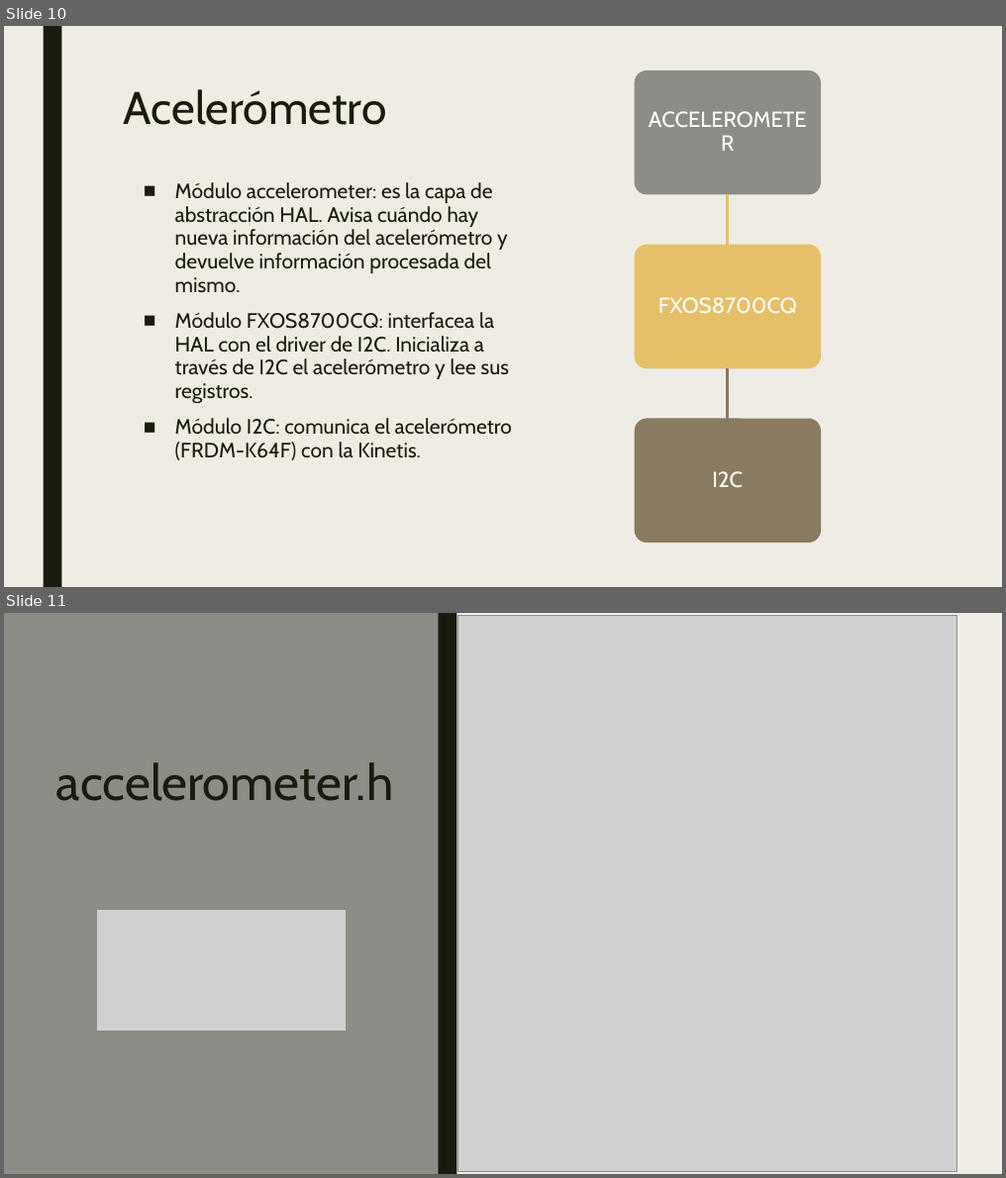
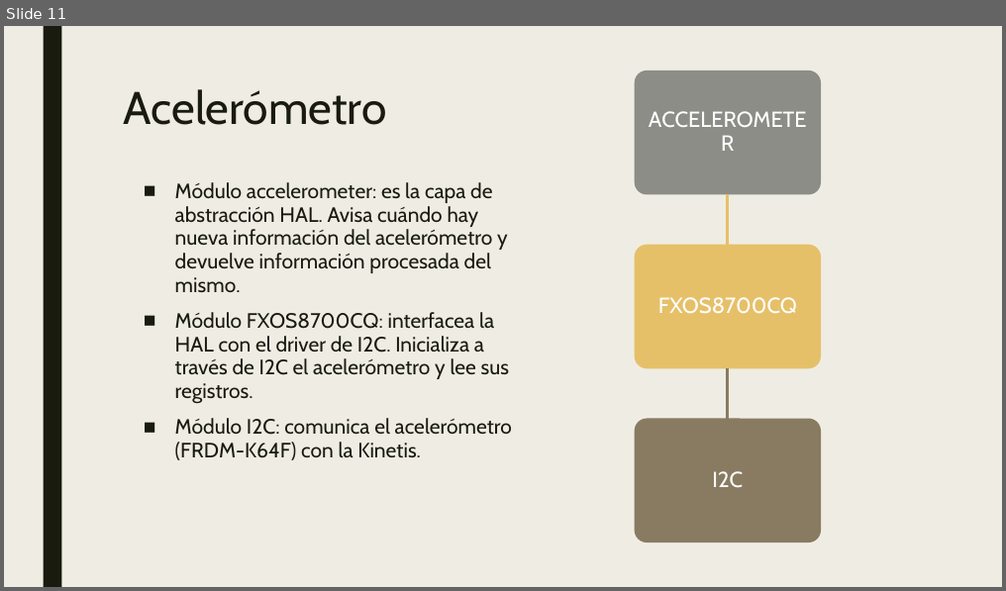
Before and after one commit to mlarroque/TP2-LABmicros, a slide deck: PPT/Comunicación serie.pptx. Shown one above the other, each under a label of ours: slides 10 and 11 before the commit, slide 11 after it. The pictures are 1006x1178 and 1006x591 pixels, drawn with LibreOffice and Linux fonts; fonts in the diff are those of the drawing; grey boxes stand for pictures. Boxes give left, top, right and bottom in pixels: in the first picture for what was removed or moved away, otherwise in the second. Text is boxed around its words. In the diff, an @@ line names an element or a change of style, - is before the commit and + after.

```diff
--- a/PPT/Comunicación serie.pptx
+++ b/PPT/Comunicación serie.pptx
@@ slide 11 removed at bbox=[4, 613, 1002, 1174], background #EFEDE3 @@
@@ rectangle removed at bbox=[4, 613, 439, 1174] @@
@@ rectangle removed at bbox=[439, 613, 456, 1174] @@
@@ picture removed at bbox=[458, 615, 957, 1172] @@
@@ title removed at bbox=[56, 762, 394, 801] @@
-accelerometer.h
@@ picture removed at bbox=[96, 909, 346, 1031] @@
@@ what was slide 10 is now slide 11 @@
```
Also in this commit, not shown: 1 slide changed, 3 slides added, 1 other slide removed, 2 other files.
